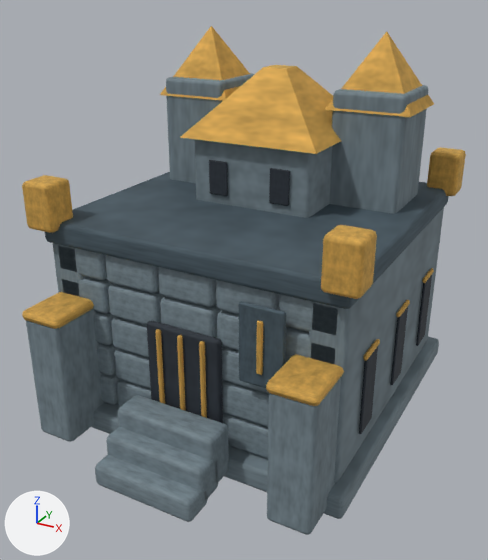
The Blender file art/blender/scenes/building-dwarf-hq.blend: old version first, new version second.
Both versions are drawn from a 50 mm lens placed at (2.63, -5.12, 3.63), pointed at (0.05, -0.42, 1.28). The axes (+X, +Y, +Z) are drawn at lower left. The lights are the same throughout. The first picture is the older version.

Names of what the first picture shows: 'banner gold cross', 'brass corner cap', 'brass corner cap.002', 'brass corner cap.003', 'buttress brass cap', 'buttress brass cap.001', 'copper roof', 'corner copper roof', 'corner copper roof.001', 'deep blue banner', 'door iron strip.001', 'entry stair', 'entry stair.002', 'heavy door', 'keep corner tower', 'keep corner tower.001', 'keep upper tower', 'roof slab', 'side panel iron trim.003', 'side wall.001', 'sloped fortress buttress', 'sloped fortress buttress.001', 'stone foundation' and 30 more.
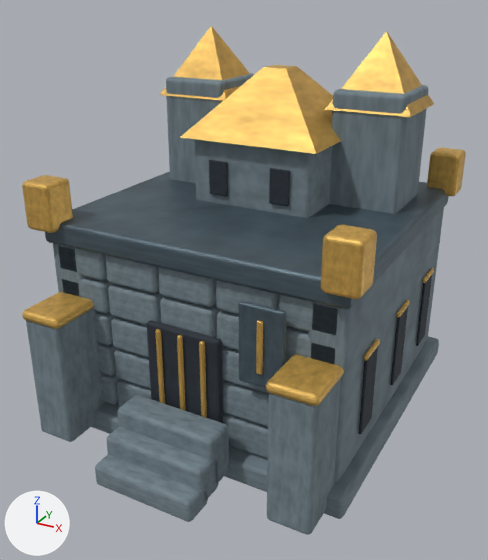
Location of each change, (x1, y1, x2, y2) in pixels of the pictures (488 x 560 px):
'copper roof', recoloured (lighter): (180, 65, 341, 154) in both
'corner copper roof.001', recoloured (orange to yellow): (325, 32, 413, 117) in both
'buttress brass cap.001', recoloured: (267, 355, 344, 404) in both
'corner copper roof', recoloured (lighter): (160, 26, 240, 101) in both
'buttress brass cap', recoloured: (22, 292, 92, 327) in both
'side panel iron trim.003', modifiers changed: (363, 339, 380, 361) in both

Diff of the bpy script that builds the scene:
```diff
--- a/art/blender/scenes/building-dwarf-hq.blend.py
+++ b/art/blender/scenes/building-dwarf-hq.blend.py
@@ mat_brass @@
+mat_brass = bpy.data.materials.new('brass')
+# nodes: BsdfPrincipled, Bump, OutputMaterial, TexCoord, TexNoise, ValToRGB
+# colours: brown #b18d46, orange #f2c365
@@ mat_steel @@
+mat_steel = bpy.data.materials.new('steel')
+# nodes: BsdfPrincipled, Bump, OutputMaterial, TexCoord, TexNoise, ValToRGB
+# colours: greyish blue #425059, greyish blue #60737e
@@ me_cube_124 @@
 me_cube_124.from_pydata(...)  # 8 vertices, 6 faces; spans x -1.33..1.33, y -1.33..1.33, z -0.1..0.1
-me_cube_124.materials.append(mat_steel_006)
+me_cube_124.materials.append(mat_steel)
@@ me_cube_125 @@
 me_cube_125.from_pydata(...)  # 8 vertices, 6 faces; spans x -0.14..0.14, y -0.14..0.14, z -0.2..0.2
-me_cube_125.materials.append(mat_brass_004)
+me_cube_125.materials.append(mat_brass)
@@ me_cube_127 @@
 me_cube_127.from_pydata(...)  # 8 vertices, 6 faces; spans x -0.14..0.14, y -0.14..0.14, z -0.2..0.2
-me_cube_127.materials.append(mat_brass_004)
+me_cube_127.materials.append(mat_brass)
@@ me_cube_128 @@
 me_cube_128.from_pydata(...)  # 8 vertices, 6 faces; spans x -0.14..0.14, y -0.14..0.14, z -0.2..0.2
-me_cube_128.materials.append(mat_brass_004)
+me_cube_128.materials.append(mat_brass)
@@ me_cube_131 @@
 me_cube_131.from_pydata(...)  # 8 vertices, 6 faces; spans x -0.023..0.023, y -0.02..0.02, z -0.5..0.5
-me_cube_131.materials.append(mat_brass_004)
+me_cube_131.materials.append(mat_brass)
@@ me_cone_161 @@
 me_cone_161.from_pydata(...)  # 8 vertices, 6 faces; spans x -0.89..0.89, y -0.89..0.89, z -0.28..0.28
-me_cone_161.materials.append(mat_brass_004)
+me_cone_161.materials.append(mat_brass)
@@ me_cube_137 @@
 me_cube_137.from_pydata(...)  # 8 vertices, 6 faces; spans x -0.195..0.195, y -0.255..0.255, z -0.045..0.045
-me_cube_137.materials.append(mat_brass_004)
+me_cube_137.materials.append(mat_brass)
@@ me_cube_139 @@
 me_cube_139.from_pydata(...)  # 8 vertices, 6 faces; spans x -0.195..0.195, y -0.255..0.255, z -0.045..0.045
-me_cube_139.materials.append(mat_brass_004)
+me_cube_139.materials.append(mat_brass)
@@ me_cube_150 @@
 me_cube_150.from_pydata(...)  # 8 vertices, 6 faces; spans x -0.018..0.018, y -0.15..0.15, z -0.025..0.025
-me_cube_150.materials.append(mat_brass_004)
+me_cube_150.materials.append(mat_brass)
@@ me_cone_162 @@
 me_cone_162.from_pydata(...)  # 5 vertices, 5 faces; spans x -0.51..0.51, y -0.51..0.51, z -0.3..0.3
-me_cone_162.materials.append(mat_brass_004)
+me_cone_162.materials.append(mat_brass)
@@ me_cone_163 @@
 me_cone_163.from_pydata(...)  # 5 vertices, 5 faces; spans x -0.51..0.51, y -0.51..0.51, z -0.3..0.3
-me_cone_163.materials.append(mat_brass_004)
+me_cone_163.materials.append(mat_brass)
@@ me_cube_157 @@
 me_cube_157.from_pydata(...)  # 8 vertices, 6 faces; spans x -0.185..0.185, y -0.02..0.02, z -0.325..0.325
-me_cube_157.materials.append(mat_steel_006)
+me_cube_157.materials.append(mat_steel)
@@ me_cube_158 @@
 me_cube_158.from_pydata(...)  # 8 vertices, 6 faces; spans x -0.025..0.025, y -0.013..0.013, z -0.215..0.215
-me_cube_158.materials.append(mat_brass_004)
+me_cube_158.materials.append(mat_brass)
@@ ob_brass_corner_cap @@
 _m = ob_brass_corner_cap.modifiers.new('soft painted edges', 'BEVEL')
 _m.width_pct = 0.04
-_m.segments = 2
+_m.segments = 3
 _m = ob_brass_corner_cap.modifiers.new('corner normals', 'WEIGHTED_NORMAL')
@@ ob_brass_corner_cap_002 @@
 _m = ob_brass_corner_cap_002.modifiers.new('soft painted edges', 'BEVEL')
 _m.width_pct = 0.04
-_m.segments = 2
+_m.segments = 3
 _m = ob_brass_corner_cap_002.modifiers.new('corner normals', 'WEIGHTED_NORMAL')
@@ ob_brass_corner_cap_003 @@
 _m = ob_brass_corner_cap_003.modifiers.new('soft painted edges', 'BEVEL')
 _m.width_pct = 0.04
-_m.segments = 2
+_m.segments = 3
 _m = ob_brass_corner_cap_003.modifiers.new('corner normals', 'WEIGHTED_NORMAL')
@@ ob_door_iron_strip_001 @@
 _m = ob_door_iron_strip_001.modifiers.new('soft painted edges', 'BEVEL')
 _m.width_pct = 0.04
-_m.segments = 2
+_m.segments = 3
 _m = ob_door_iron_strip_001.modifiers.new('corner normals', 'WEIGHTED_NORMAL')
@@ ob_keep_upper_tower @@
 _m = ob_keep_upper_tower.modifiers.new('soft painted edges', 'BEVEL')
 _m.width_pct = 0.04
-_m.segments = 2
+_m.segments = 3
 _m = ob_keep_upper_tower.modifiers.new('corner normals', 'WEIGHTED_NORMAL')
@@ ob_buttress_brass_cap @@
 _m = ob_buttress_brass_cap.modifiers.new('soft painted edges', 'BEVEL')
 _m.width_pct = 0.04
-_m.segments = 2
+_m.segments = 3
 _m = ob_buttress_brass_cap.modifiers.new('corner normals', 'WEIGHTED_NORMAL')
@@ ob_buttress_brass_cap_001 @@
 _m = ob_buttress_brass_cap_001.modifiers.new('soft painted edges', 'BEVEL')
 _m.width_pct = 0.04
-_m.segments = 2
+_m.segments = 3
 _m = ob_buttress_brass_cap_001.modifiers.new('corner normals', 'WEIGHTED_NORMAL')
@@ ob_side_panel_iron_trim_003 @@
 _m = ob_side_panel_iron_trim_003.modifiers.new('soft painted edges', 'BEVEL')
 _m.width_pct = 0.04
-_m.segments = 2
+_m.segments = 3
 _m = ob_side_panel_iron_trim_003.modifiers.new('corner normals', 'WEIGHTED_NORMAL')
@@ ob_keep_corner_tower @@
 _m = ob_keep_corner_tower.modifiers.new('soft painted edges', 'BEVEL')
 _m.width_pct = 0.04
-_m.segments = 2
+_m.segments = 3
 _m = ob_keep_corner_tower.modifiers.new('corner normals', 'WEIGHTED_NORMAL')
@@ ob_keep_corner_tower_001 @@
 _m = ob_keep_corner_tower_001.modifiers.new('soft painted edges', 'BEVEL')
 _m.width_pct = 0.04
-_m.segments = 2
+_m.segments = 3
 _m = ob_keep_corner_tower_001.modifiers.new('corner normals', 'WEIGHTED_NORMAL')
@@ ob_deep_blue_banner @@
 _m = ob_deep_blue_banner.modifiers.new('soft painted edges', 'BEVEL')
 _m.width_pct = 0.04
-_m.segments = 2
+_m.segments = 3
 _m = ob_deep_blue_banner.modifiers.new('corner normals', 'WEIGHTED_NORMAL')
@@ ob_banner_gold_cross @@
 _m = ob_banner_gold_cross.modifiers.new('soft painted edges', 'BEVEL')
 _m.width_pct = 0.04
-_m.segments = 2
+_m.segments = 3
 _m = ob_banner_gold_cross.modifiers.new('corner normals', 'WEIGHTED_NORMAL')
```
